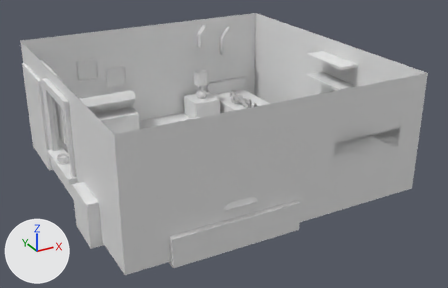
The Blender file Assets/Resources/LevelBlockout.blend, before and after one commit.
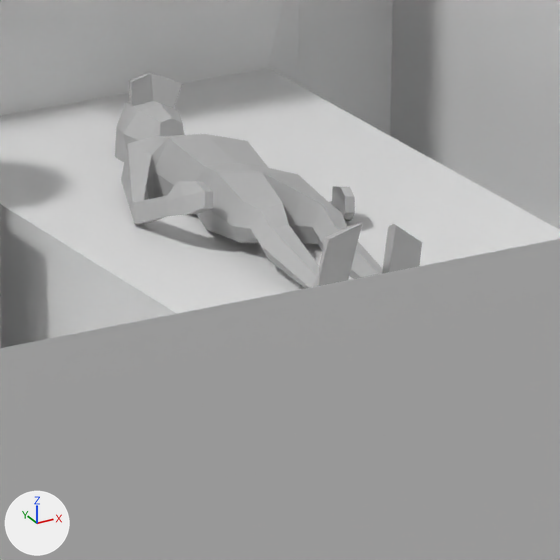
Each version appears first whole from a camera (50 mm lens) standing at (-6.93, -13.52, 7.2) and looking at (0.23, -0.5, 0.69), and next in a close-up on the part from 49% to 60% of the width and 29% to 46% of the height. Arrows for +X, +Y and +Z are at lower left; the lights stay in place.

Script lines for the objects in view, before the commit:
```python
me_cube_001 = bpy.data.meshes.new('Cube.001')
me_cube_001.from_pydata(...)  # 20 vertices, 13 faces; spans x -0.1..0.1, y -0.1..0.1, z 0.0..0.079
me_cube_009 = bpy.data.meshes.new('Cube.009')
me_cube_009.from_pydata(...)  # 28 vertices, 26 faces; spans x 1.977..2.492, y -0.235..0.226, z -0.252..-0.051
me_mesh_001 = bpy.data.meshes.new('Mesh.001')
me_mesh_001.from_pydata(...)  # 232 vertices, 304 faces; spans x -3.6..3.7, y 0.0..18.3, z -0.9..2.9
me_mesh_001.materials.append(mat_lambert2_002)  # grey #bcbcbc
ob_character_geo_geovanni_001 = bpy.data.objects.new('Character_geo_Geovanni.001', me_mesh_001)
ob_character_geo_geovanni_001.location = (2.511, 1.858, 0.466)
ob_character_geo_geovanni_001.rotation_euler = (3.146, 2.957, 3.085)  # degrees (180, 169, 177)
ob_character_geo_geovanni_001.scale = (0.0776, 0.0776, 0.0776)
ob_cube = bpy.data.objects.new('Cube', me_cube_001)
ob_cube.location = (0.0, 0.0, 0.0)
ob_cube.scale = (37.6, 37.6, 37.6)
ob_cube_008 = bpy.data.objects.new('Cube.008', me_cube_009)
ob_cube_008.location = (-3.555, 2.538, 1.162)
ob_cube_008.scale = (2.79, 5.62, 5.62)
```
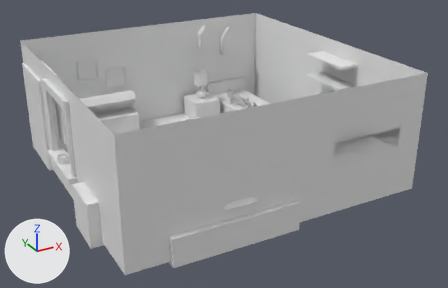
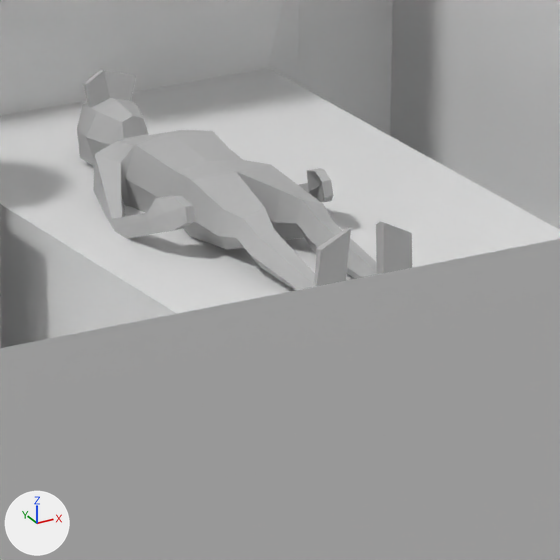
Boxes (x1, y1, x2, y2) around the edits, measured in the close-ups (560 x 560 px):
'Character_geo_Geovanni.001', turned
    before: (115, 73, 422, 289)
    after: (77, 70, 412, 291)

The change in detail:
Object 'Character_geo_Geovanni.001' (ob_character_geo_geovanni_001) turns from (180, 169, 177) to (181, 179, 182) degrees about x, y and z.
